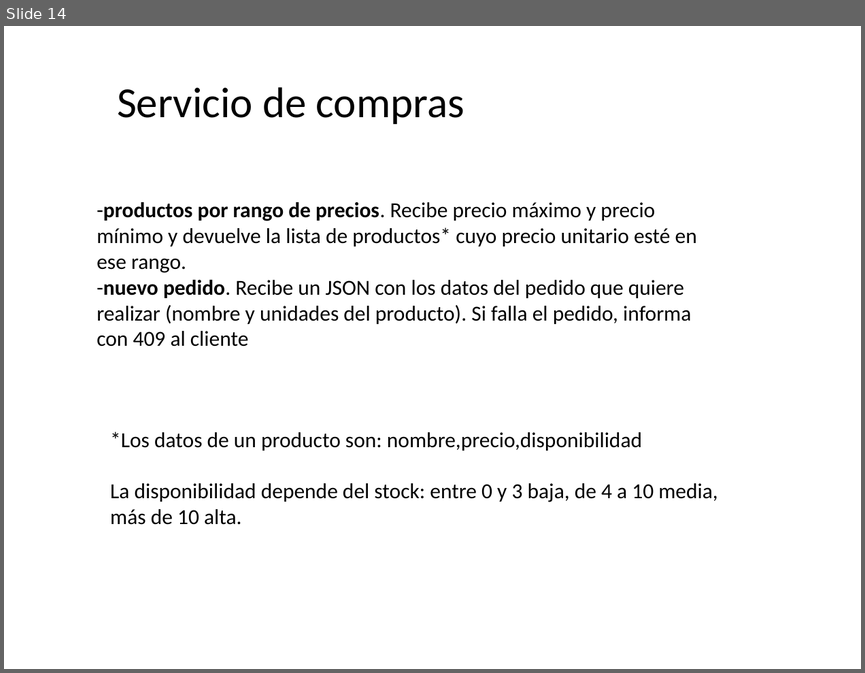
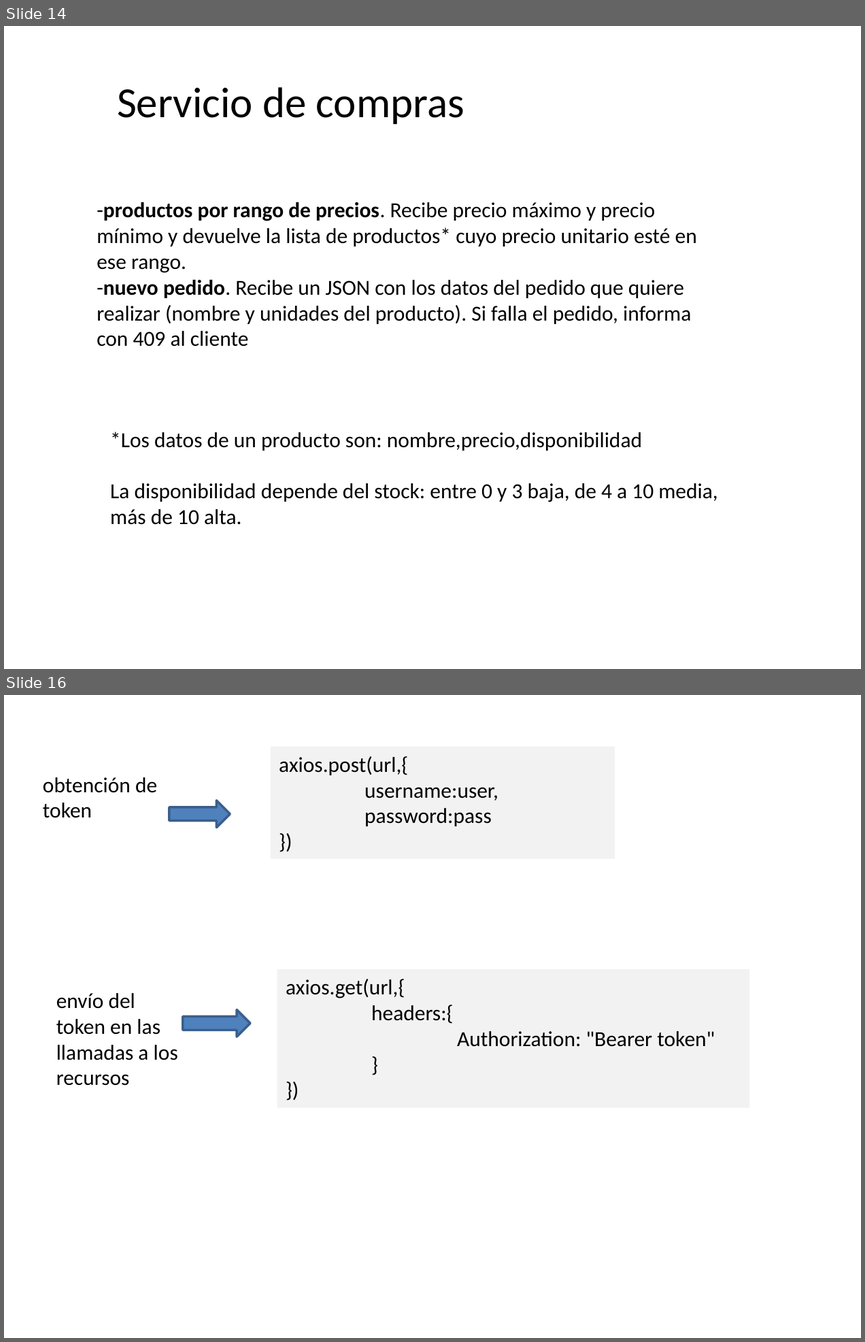
Before and after one commit to AinhoaAlonso/nestjs2025, a slide deck: pizarra.pptx. Shown one above the other, each under a label of ours: slide 14 before the commit, slides 14 and 16 after it; the slides between them are not shown. The pictures are 865x673 and 865x1342 pixels, drawn with LibreOffice and Linux fonts; fonts in the diff are those of the drawing. Boxes give left, top, right and bottom in pixels: in the first picture for what was removed or moved away, otherwise in the second. Text is boxed around its words. In the diff, an @@ line names an element or a change of style, - is before the commit and + after.

```diff
--- a/pizarra.pptx
+++ b/pizarra.pptx
@@ slide 16 added at [4, 695, 861, 1338], background #FFFFFF @@
@@ rectangle added at [271, 747, 615, 859], fill #F2F2F2, 18 pt, text #000000 @@
+axios.post(url,{
+username:user,
+password:pass
+})
@@ text added at [43, 777, 157, 818], 18 pt, text #000000 @@
+obtención de token
@@ right arrow added at [169, 800, 230, 827], fill #4F81BD, outline #3A5F8C 2 pt @@
@@ rectangle added at [277, 969, 749, 1108], fill #F2F2F2, 18 pt, text #000000 @@
+axios.get(url,{
+headers:{
+Authorization: "Bearer token"
+}
+})
@@ text added at [56, 993, 178, 1085], 18 pt, text #000000 @@
+envío del token en las llamadas a los recursos
@@ right arrow added at [183, 1009, 251, 1036], fill #4F81BD, outline #3A5F8C 2 pt @@
```
Also in this commit, not shown: 1 other slide added, 2 other files.
